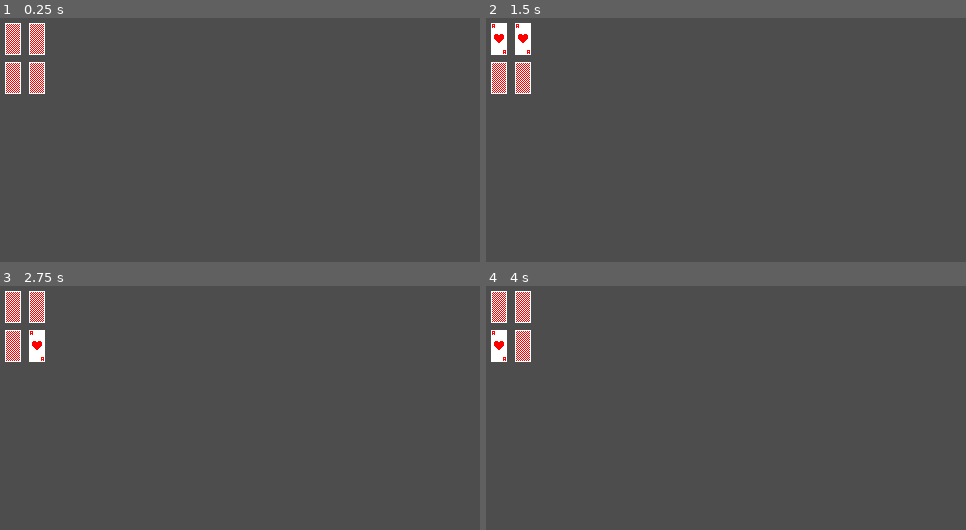
Above: before the commit, frames 1-4 (two rows, left to right).
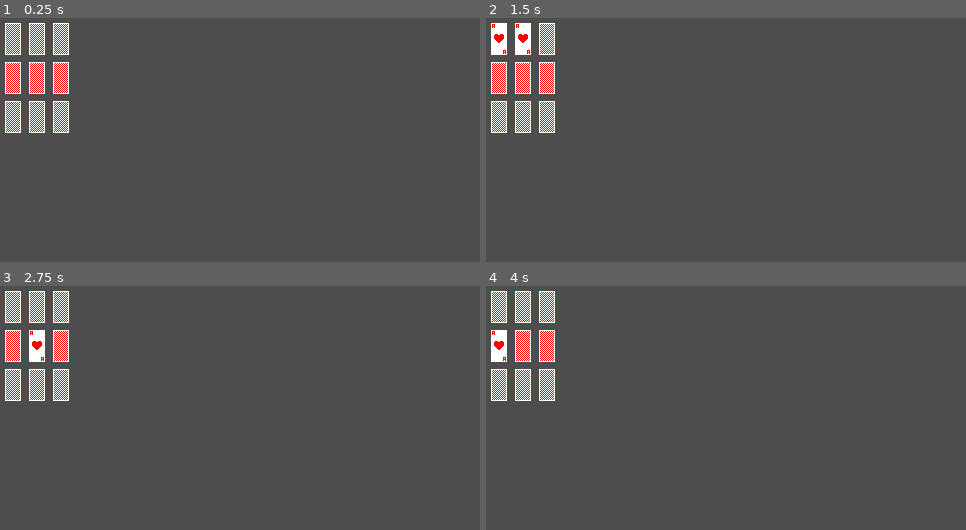
Above: after the commit, the same moments.

Repository: OliveADay/asylum
Game: Godot game, scene res://world.tscn
The game is run twice, just before and just after one commit, with the same random seed, the same clock (stepped at 60 frames per second) and the same inputs. The project has no main scene, so this scene is started directly.
Inputs (mouse positions are in pixels of both pictures, inside the frame that each line leads up to):
- Up to frame 1 (0.25 s): no input
- Up to frame 2 (1.5 s): tap Enter at 0.5 s; move the mouse to (500, 39) at 0.52 s; click (500, 39) at 0.6 s; tap Space at 1.25 s; move the mouse to (524, 39) at 1.27 s; click (524, 39) at 1.35 s
- Up to frame 3 (2.75 s): tap Enter at 2 s; move the mouse to (38, 347) at 2.02 s; click (38, 347) at 2.1 s
- Up to frame 4 (4 s): tap Space at 2.75 s; move the mouse to (500, 347) at 2.77 s; click (500, 347) at 2.85 s; tap Enter at 3.5 s; click (500, 347) at 3.6 s

The runs differ from the first frame. In frame 1, 2.2% of the frame differs, in the area x 1-15%, y 2-48%; in frame 2, 2.2%; in frame 3, 2.2%; in frame 4, 2.2%.

Commit message:
changing to manager really managing

Diff:
--- a/card_manager.gd
+++ b/card_manager.gd
@@ -3,4 +3,10 @@
 var rand = RandomNumberGenerator.new()
 
 func _ready() -> void:
-	var num = rand.randi_range(1,4)
+	var secret = 1
+	var amount = 0
+	for card in cards:
+		card=secret
+		amount+=1
+		if amount==4:
+			secret+=1
--- a/world.tscn
+++ b/world.tscn
@@ -20,19 +20,19 @@
 position = Vector2(13, 60)
 
 [node name="Card5" parent="." unique_id=1297700510 instance=ExtResource("1_f3sb7")]
-position = Vector2(13, 60)
+position = Vector2(13, 99)
 
 [node name="Card6" parent="." unique_id=206780648 instance=ExtResource("1_f3sb7")]
-position = Vector2(13, 60)
+position = Vector2(37, 99)
 
 [node name="Card7" parent="." unique_id=1921979752 instance=ExtResource("1_f3sb7")]
-position = Vector2(13, 60)
+position = Vector2(61, 21)
 
 [node name="Card8" parent="." unique_id=262210690 instance=ExtResource("1_f3sb7")]
-position = Vector2(13, 60)
+position = Vector2(61, 60)
 
 [node name="Card9" parent="." unique_id=1625495960 instance=ExtResource("1_f3sb7")]
-position = Vector2(13, 60)
+position = Vector2(61, 99)
 
 [node name="Card10" parent="." unique_id=152705562 instance=ExtResource("1_f3sb7")]
 position = Vector2(13, 60)
